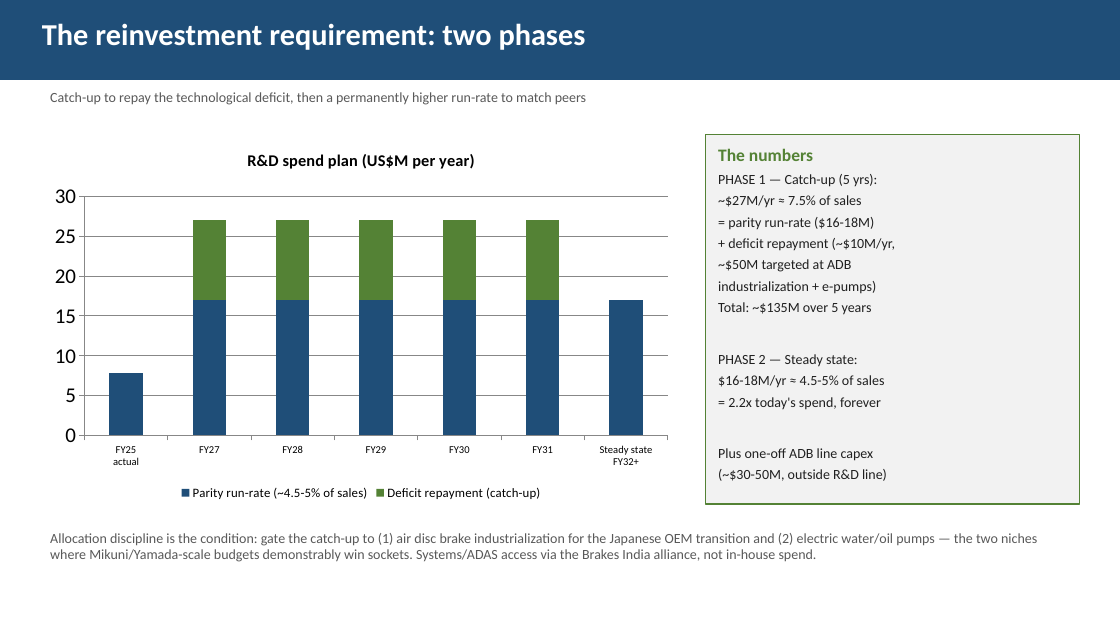
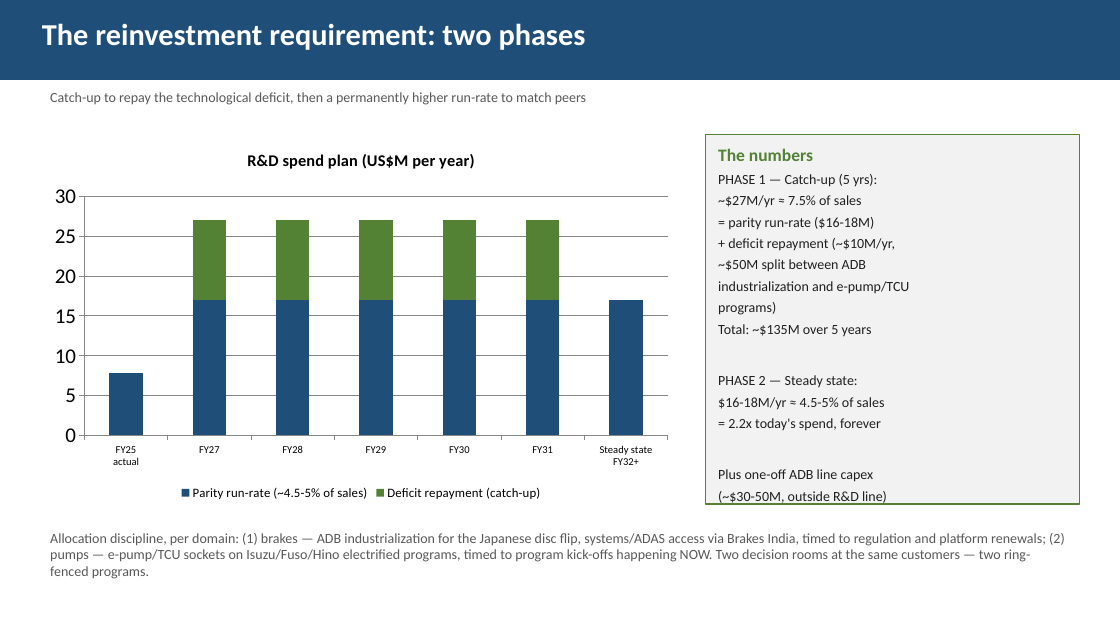
Before and after one commit to charette-lab/Claude, a slide deck: slide 8 of TBK_rd_gap_slides.pptx (slide 6 before the commit). Drawn at 1120x630 pixels with LibreOffice and Linux fonts; fonts in the diff are those of the drawing. Boxes give left, top, right and bottom in pixels: in the first picture for what was removed or moved away, otherwise in the second. Text is boxed around its words. In the diff, an @@ line names an element or a change of style, - is before the commit and + after.

```diff
--- a/TBK_rd_gap_slides.pptx
+++ b/TBK_rd_gap_slides.pptx
@@ text in rectangle at bbox=[718, 259, 910, 294]: text changed @@
-~$50M targeted at ADB
-industrialization + e-pumps)
+~$50M split between ADB
+industrialization and e-pump/TCU
+programs)
@@ text at bbox=[50, 533, 1065, 579]: text changed @@
-Allocation discipline is the condition: gate the catch-up to (1) air disc brake industrialization for the Japanese OEM transition and (2) electric water/oil pumps — the two niches where Mikuni/Yamada-scale budgets demonstrably win sockets. Systems/ADAS access via the Brakes India alliance, not in-house spend.
+Allocation discipline, per domain: (1) brakes — ADB industrialization for the Japanese disc flip, systems/ADAS access via Brakes India, timed to regulation and platform renewals; (2) pumps — e-pump/TCU sockets on Isuzu/Fuso/Hino electrified programs, timed to program kick-offs happening NOW. Two decision rooms at the same customers — two ring-fenced programs.
```
Also in this commit, not shown: 3 other slides changed, 2 slides added.
